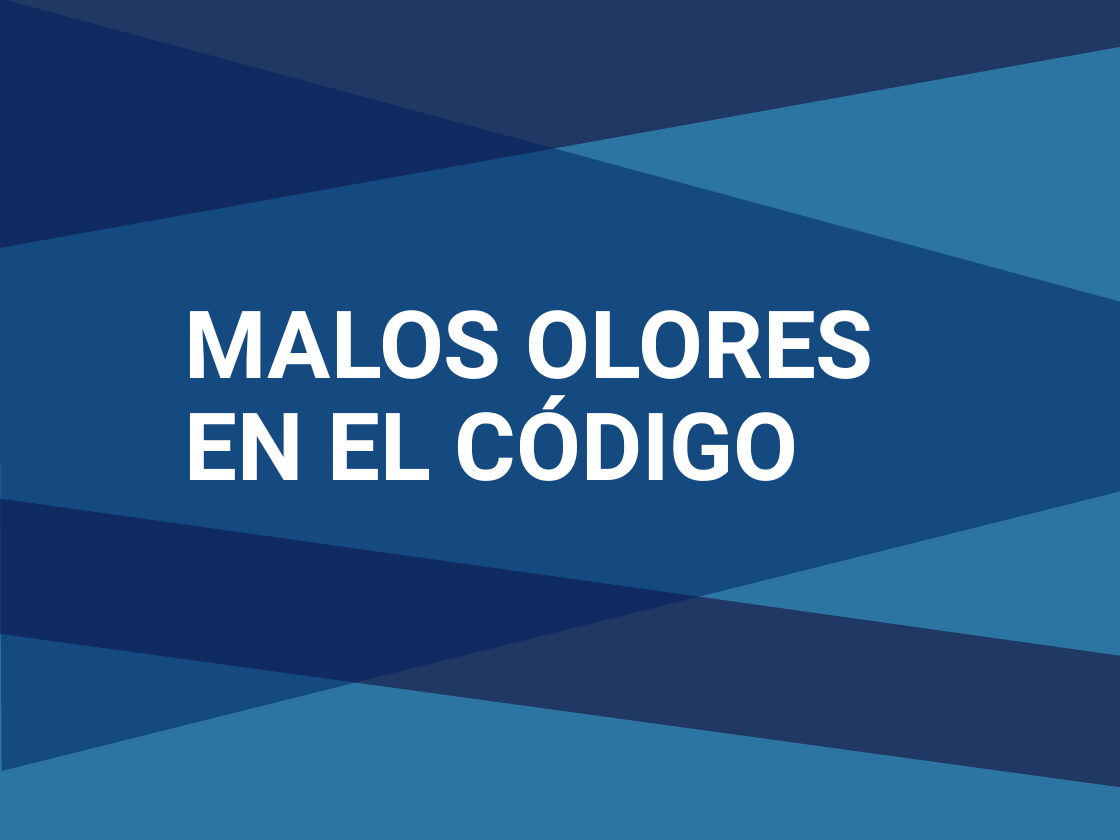
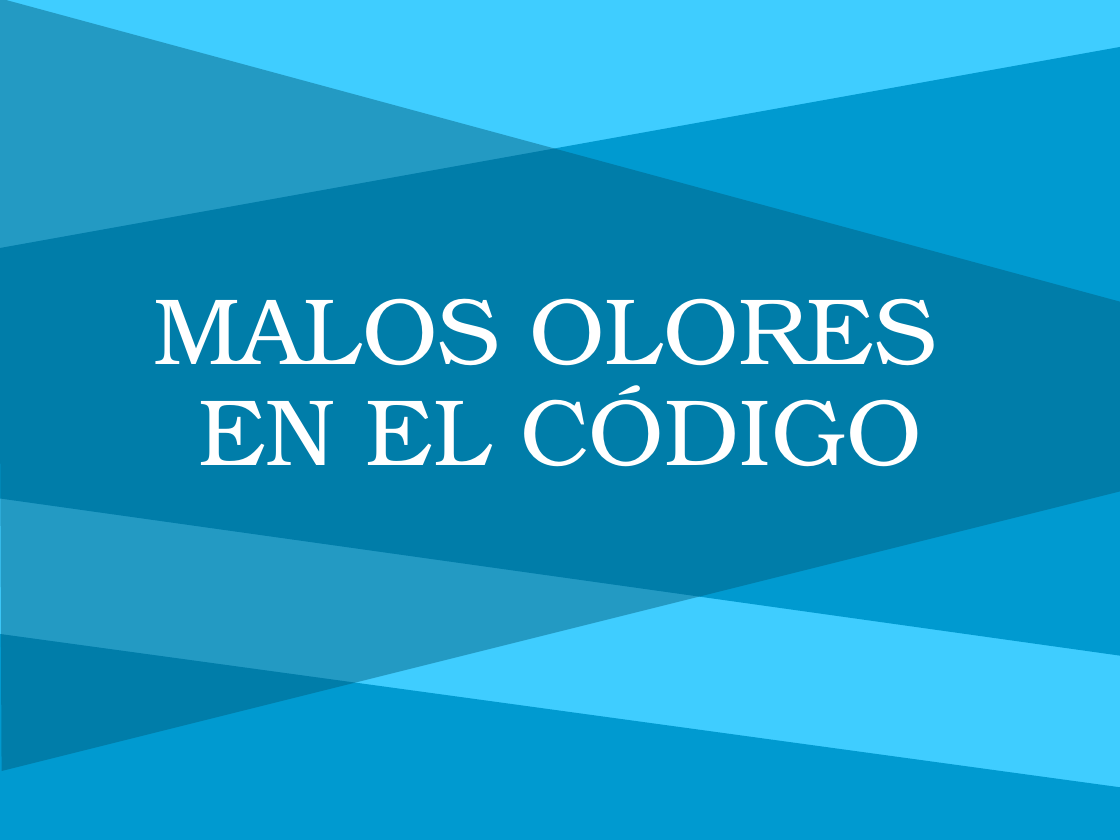
Before and after one commit to luisgepeto/RefactoringCourse, a slide deck: slide 12 of Presentacion/Refactoring.pptx (slide 11 before the commit). Drawn at 1120x840 pixels with LibreOffice and Linux fonts; fonts in the diff are those of the drawing. Boxes give left, top, right and bottom in pixels: in the first picture for what was removed or moved away, otherwise in the second. Text is boxed around its words. In the diff, an @@ line names an element or a change of style, - is before the commit and + after.

```diff
--- a/Presentacion/Refactoring.pptx
+++ b/Presentacion/Refactoring.pptx
@@ rectangle at [0,0,1120,840]: fill #203864 to #3FCDFF @@
@@ freeform shape at [0,0,1120,771]: fill #002060 at 50% opacity to #005776 at 43% opacity @@
@@ freeform shape at [0,46,1120,655]: fill #3FCDFF at 41% opacity to #009AD0 @@
@@ text at [153,298,937,467]: text changed; font Roboto to TeX Gyre Bonum; bold off @@
-MALOS OLORES EN EL CÓDIGO
+MALOS OLORES
+EN EL CÓDIGO
@@ freeform shape at [0,634,1120,840]: fill #3FCDFF at 41% opacity to #009AD0 @@
```
Also in this commit, not shown: 8 other slides changed, 26 slides added, 4 other files.
